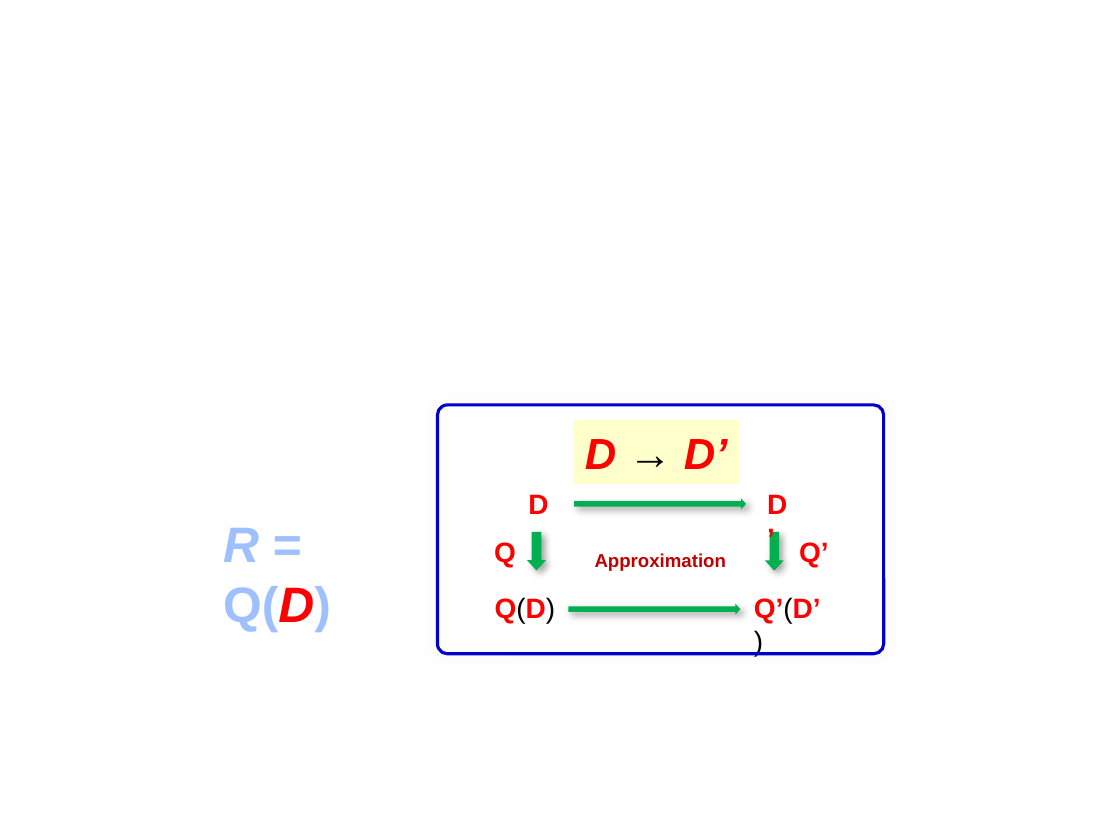
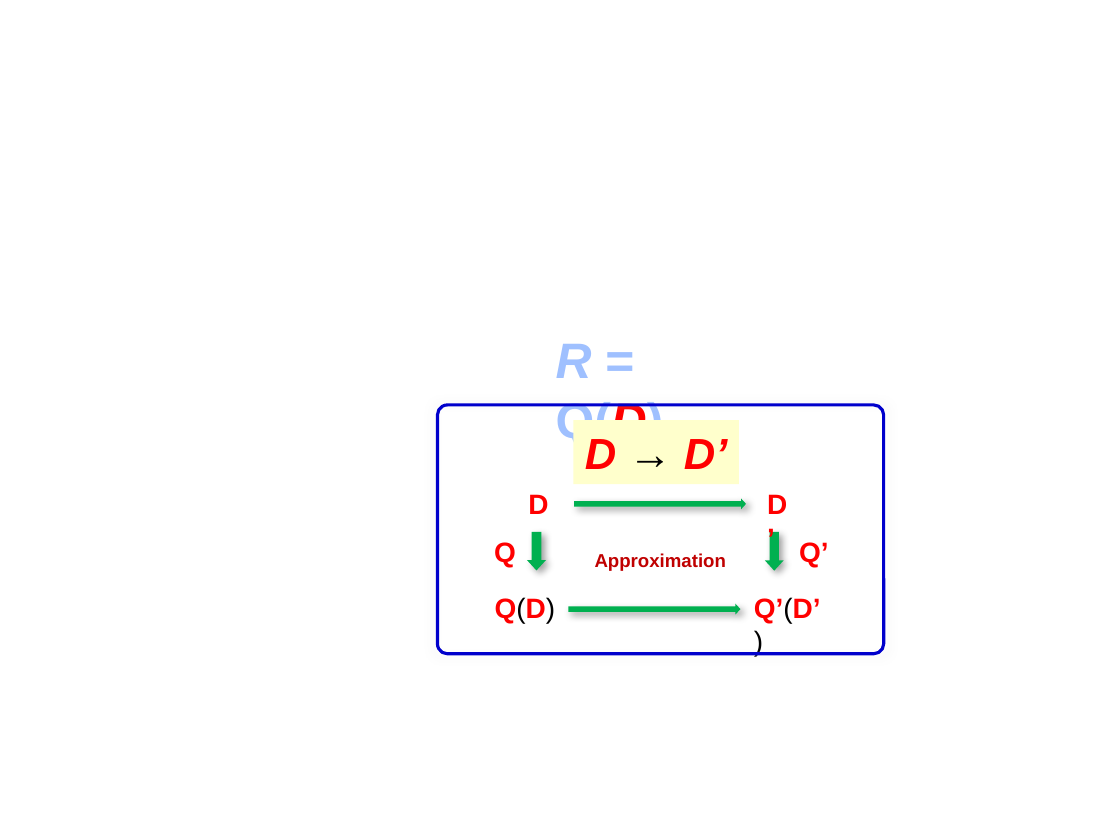
Before and after one commit to shuaima/SARank, a slide deck: slide 1 of ApproxComp/dataApprox.pptx. Drawn at 1120x840 pixels with LibreOffice and Linux fonts; fonts in the diff are those of the drawing. Boxes give left, top, right and bottom in pixels: in the first picture for what was removed or moved away, otherwise in the second. Text is boxed around its words. In the diff, an @@ line names an element or a change of style, - is before the commit and + after.

```diff
--- a/ApproxComp/dataApprox.pptx
+++ b/ApproxComp/dataApprox.pptx
@@ text "R = Q(D)" rewrapped from box(223, 528, 331, 632) to box(556, 344, 727, 469) @@
```
Also in this commit, not shown: 8 other files.
